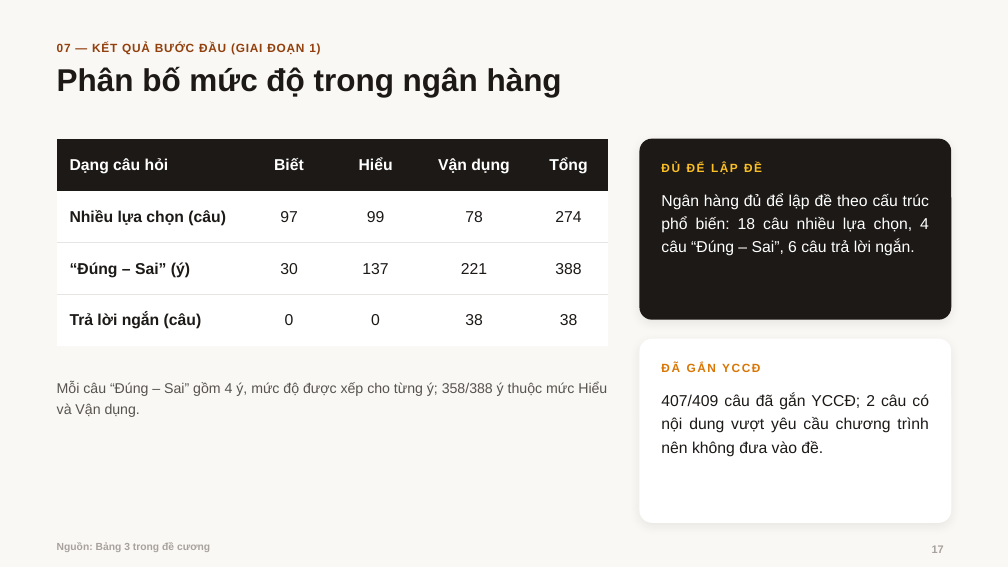
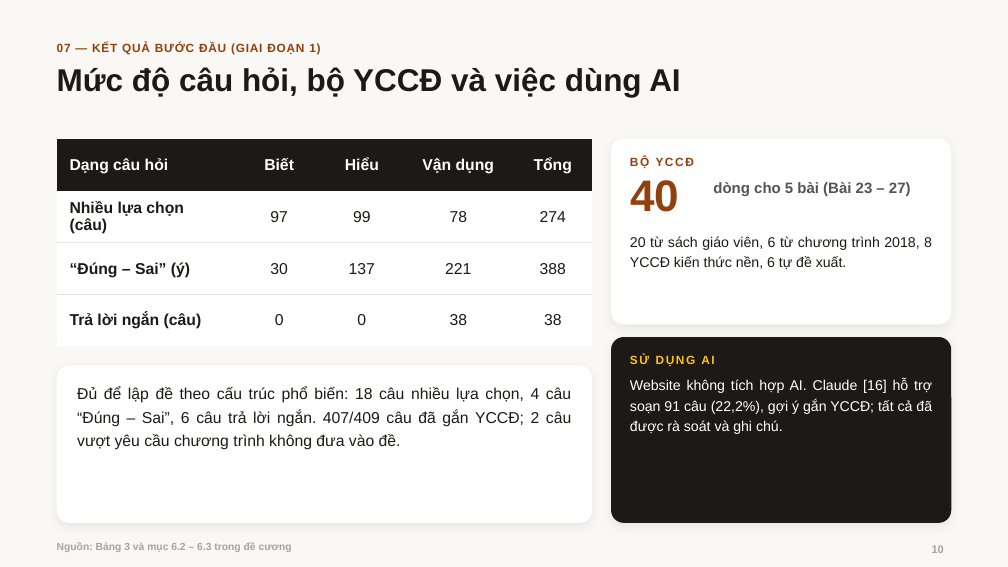
Before and after one commit to hoaihuy2609/kltn, a slide deck: slide 10 of tai-ve/Bao_cao_de_cuong.pptx (slide 17 before the commit). Drawn at 1008x567 pixels with LibreOffice and Linux fonts; fonts in the diff are those of the drawing; background and template pictures are left out. Boxes give left, top, right and bottom in pixels: in the first picture for what was removed or moved away, otherwise in the second. Text is boxed around its words. In the diff, an @@ line names an element or a change of style, - is before the commit and + after.

```diff
--- a/tai-ve/Bao_cao_de_cuong.pptx
+++ b/tai-ve/Bao_cao_de_cuong.pptx
@@ title at bbox=[57, 67, 680, 97]: text changed @@
-Phân bố mức độ trong ngân hàng
+Mức độ câu hỏi, bộ YCCĐ và việc dùng AI
@@ table: place and size @@
-table at bbox=[57, 138, 609, 333]
+table at bbox=[57, 138, 592, 333]
@@ rounded rectangle: place and size @@
-rounded rectangle at bbox=[640, 138, 951, 320]
+rounded rectangle at bbox=[611, 138, 951, 324]
@@ rounded rectangle at bbox=[611, 138, 951, 324]: fill #1C1917 to #FFFFFF; proportions changed @@
@@ text added at bbox=[630, 156, 694, 168], 11.3 pt, text #92400E, bold @@
+BỘ YCCĐ
@@ text removed at bbox=[661, 163, 762, 174] @@
-ĐỦ ĐỂ LẬP ĐỀ
@@ text added at bbox=[630, 180, 679, 212], 42 pt, text #92400E, bold @@
+40
@@ text added at bbox=[713, 182, 911, 196], 14.3 pt, text #57534E, bold @@
+dòng cho 5 bài (Bài 23 – 27)
@@ text added at bbox=[630, 236, 932, 269], 13.5 pt, text #1C1917 @@
+20 từ sách giáo viên, 6 từ chương trình 2018, 8 YCCĐ kiến thức nền, 6 tự đề xuất.
@@ rounded rectangle: place and size @@
-rounded rectangle at bbox=[640, 339, 951, 523]
+rounded rectangle at bbox=[611, 337, 951, 523]
@@ rounded rectangle at bbox=[611, 337, 951, 523]: fill #FFFFFF to #1C1917 @@
@@ text added at bbox=[630, 355, 714, 366], 11.3 pt, text #FBBF24, bold @@
+SỬ DỤNG AI
@@ text removed at bbox=[57, 381, 607, 417] @@
-Mỗi câu “Đúng – Sai” gồm 4 ý, mức độ được xếp cho từng ý; 358/388 ý thuộc mức Hiểu và Vận dụng.
@@ rounded rectangle added at bbox=[57, 365, 592, 523], fill #FFFFFF @@
@@ text at bbox=[77, 387, 571, 450]: text changed; text colour #FFFFFF to #1C1917 @@
-Ngân hàng đủ để lập đề theo cấu trúc phổ biến: 18 câu nhiều lựa chọn, 4 câu “Đúng – Sai”, 6 câu trả lời ngắn.
+Đủ để lập đề theo cấu trúc phổ biến: 18 câu nhiều lựa chọn, 4 câu “Đúng – Sai”, 6 câu trả lời ngắn. 407/409 câu đã gắn YCCĐ; 2 câu vượt yêu cầu chương trình không đưa vào đề.
@@ text added at bbox=[630, 379, 932, 434], 13.5 pt, text #FFFFFF @@
+Website không tích hợp AI. Claude [16] hỗ trợ soạn 91 câu (22,2%), gợi ý gắn YCCĐ; tất cả đã được rà soát và ghi chú.
@@ text removed at bbox=[661, 363, 760, 372] @@
-ĐÃ GẮN YCCĐ
@@ text removed at bbox=[661, 393, 929, 457] @@
-407/409 câu đã gắn YCCĐ; 2 câu có nội dung vượt yêu cầu chương trình nên không đưa vào đề.
@@ text at bbox=[57, 542, 292, 552]: text changed @@
-Nguồn: Bảng 3 trong đề cương
+Nguồn: Bảng 3 và mục 6.2 – 6.3 trong đề cương
@@ page number at bbox=[932, 545, 944, 553]: text changed @@
-17
+10
```
Also in this commit, not shown: 8 other slides changed, 2 slides added, 10 slides removed, 4 other files.
